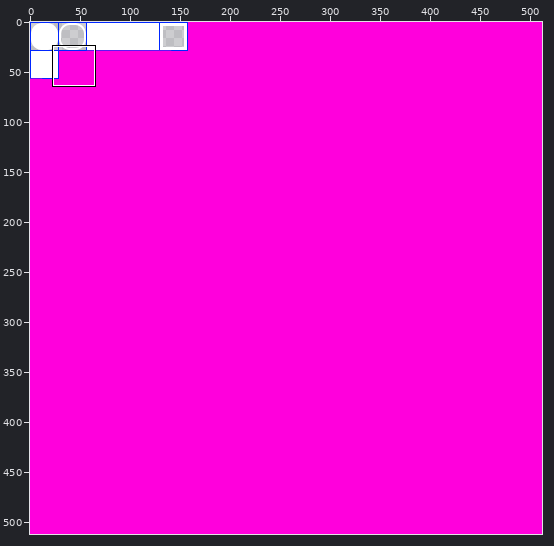
File history of a sprite sheet, bin/std/modules/gui/src/paint/theme/widgets.png. Above: a wide view before the commit, with the close-up outlined.
Close-up. As it was:
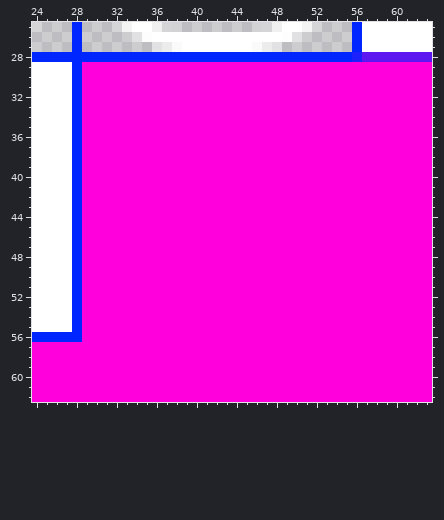
The file is 512x512 pixels. Pixels under 10% opacity are left out. Colours within 5 levels of each other are drawn and written as one. Shown: x 24..63, y 25..62.
The same view after the edit:
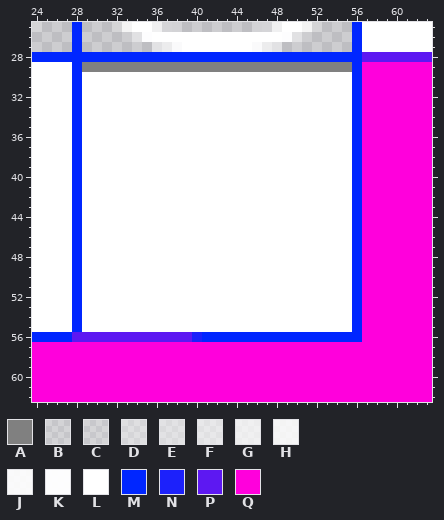
Palette (. is transparent): A #808080  B #ffffff20  C #ffffff28  D #ffffff5c  E #ffffff6c  F #ffffff8b  G #ffffffb3  H #ffffffd3  J #ffffffe7  K #fffffff7  L #ffffff  M #0026ff  N #1c21fb  P #5d18f2  Q #ff00dc
What changed:
y 28: x 56 N -> M
y 29: x 29..56 QQQQQQQQQQQQQQQQQQQQQQQQQQQQ -> AAAAAAAAAAAAAAAAAAAAAAAAAAAM
y 30..55: x 29..56 QQQQQQQQQQQQQQQQQQQQQQQQQQQQ -> LLLLLLLLLLLLLLLLLLLLLLLLLLLM
y 56: x 28..56 MQQQQQQQQQQQQQQQQQQQQQQQQQQQQ -> PPPPPPPPPPPPNMMMMMMMMMMMMMMMM
Pixel boxes of the changes (left, top, right, bottom) in both close-ups:
changed: (72, 52, 362, 342)
